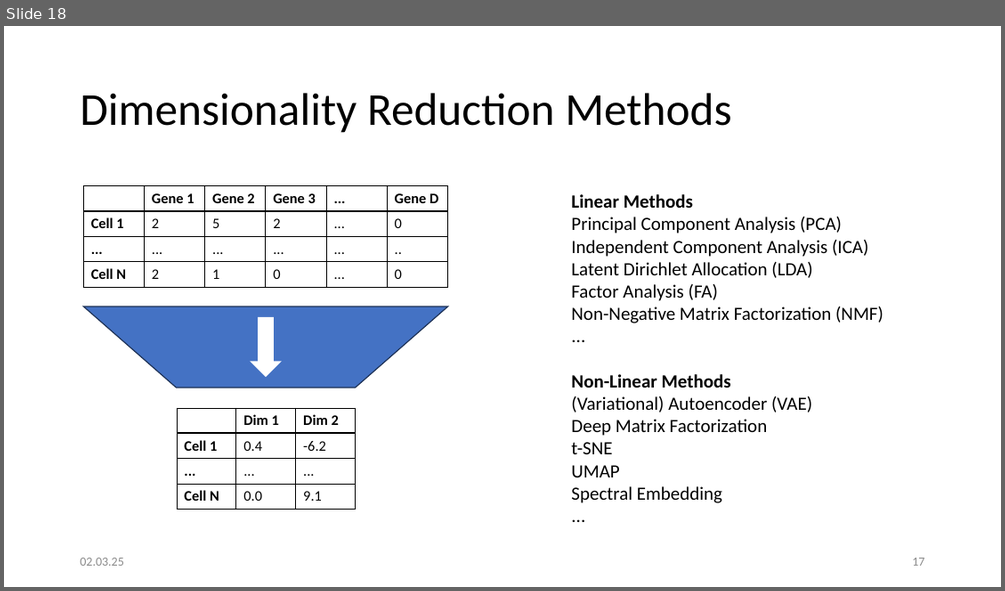
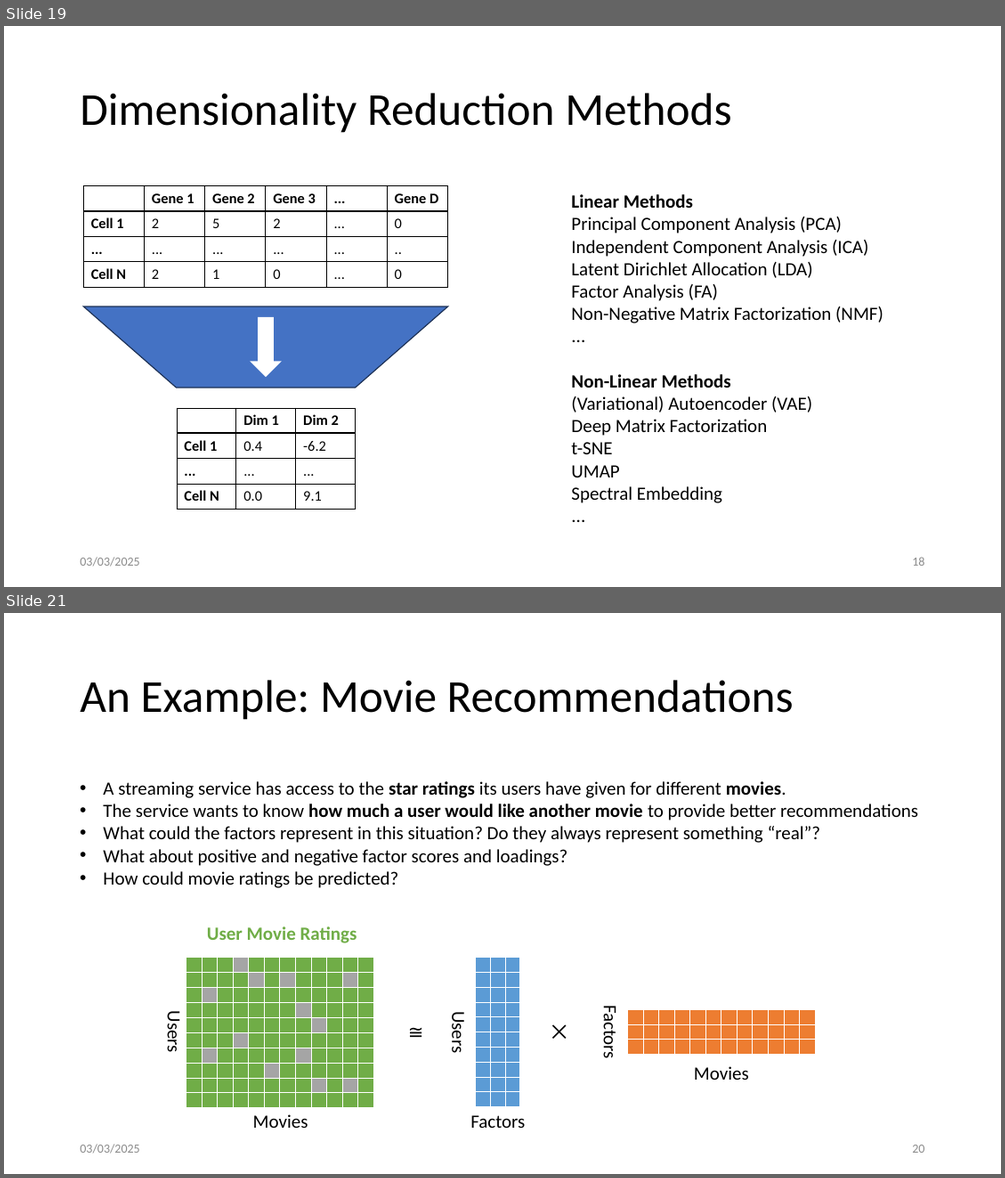
Before and after one commit to penelopenelope/ebi_mofa_workshop_precision_medicine, a slide deck: presentation.pptx. Shown one above the other, each under a label of ours: slide 18 before the commit, slides 19 and 21 after it; the slides between them are not shown. The pictures are 1005x591 and 1005x1178 pixels, drawn with LibreOffice and Linux fonts; fonts in the diff are those of the drawing. Boxes give left, top, right and bottom in pixels: in the first picture for what was removed or moved away, otherwise in the second. Text is boxed around its words. In the diff, an @@ line names an element or a change of style, - is before the commit and + after.

```diff
--- a/presentation.pptx
+++ b/presentation.pptx
@@ slide 21 added at (x1=4, y1=613, x2=1001, y2=1174), background #FFFFFF @@
@@ title added at (x1=80, y1=680, x2=793, y2=720), 44 pt, text #000000 @@
+An Example: Movie Recommendations
@@ text added at (x1=103, y1=781, x2=918, y2=888), 18 pt, text #000000 @@
+• A streaming service has access to the star ratings its users have given for different movies.
+• The service wants to know how much a user would like another movie to provide better recommendations
+• What could the factors represent in this situation? Do they always represent something “real”?
+• What about positive and negative factor scores and loadings?
+• How could movie ratings be predicted?
@@ text added at (x1=207, y1=926, x2=357, y2=943), 18 pt, text #70AD47, bold @@
+User Movie Ratings
@@ table added at (x1=186, y1=957, x2=375, y2=1107), 10 rows, 12 columns @@
+ |  |  |  |  |  |  |  |  |  |  | 
+ |  |  |  |  |  |  |  |  |  |  | 
+ |  |  |  |  |  |  |  |  |  |  | 
+ |  |  |  |  |  |  |  |  |  |  | 
+ |  |  |  |  |  |  |  |  |  |  | 
+ |  |  |  |  |  |  |  |  |  |  | 
+ |  |  |  |  |  |  |  |  |  |  | 
+ |  |  |  |  |  |  |  |  |  |  | 
+ |  |  |  |  |  |  |  |  |  |  | 
+ |  |  |  |  |  |  |  |  |  |  | 
@@ table added at (x1=476, y1=957, x2=521, y2=1107), 10 rows, 3 columns @@
+ |  | 
+ |  | 
+ |  | 
+ |  | 
+ |  | 
+ |  | 
+ |  | 
+ |  | 
+ |  | 
+ |  | 
@@ text added at (x1=599, y1=1010, x2=622, y2=1057), 18 pt, text #000000 @@
+Factors
@@ table added at (x1=628, y1=1009, x2=816, y2=1054), 3 rows, 12 columns @@
+ |  |  |  |  |  |  |  |  |  |  | 
+ |  |  |  |  |  |  |  |  |  |  | 
+ |  |  |  |  |  |  |  |  |  |  | 
@@ text added at (x1=162, y1=1014, x2=186, y2=1052), 18 pt, text #000000 @@
+Users
@@ text added at (x1=401, y1=1017, x2=456, y2=1046), 18 pt, text #000000 @@
+≅
@@ text added at (x1=447, y1=1014, x2=470, y2=1052), 18 pt, text #000000 @@
+Users
@@ text added at (x1=544, y1=1017, x2=577, y2=1046), 18 pt, text #000000 @@
+⨉
@@ text added at (x1=694, y1=1066, x2=749, y2=1079), 18 pt, text #000000 @@
+Movies
@@ text added at (x1=253, y1=1114, x2=308, y2=1127), 18 pt, text #000000 @@
+Movies
@@ text added at (x1=470, y1=1115, x2=525, y2=1127), 18 pt, text #000000 @@
+Factors
@@ text added at (x1=80, y1=1143, x2=139, y2=1153), 12 pt, text #8C8C8C @@
+03/03/2025
@@ page number added at (x1=912, y1=1144, x2=924, y2=1152), 12 pt, text #8C8C8C @@
+20
@@ what was slide 18 is now slide 19 @@
@@ slide 19 changed as well @@
@@ text at (x1=80, y1=556, x2=139, y2=566): text changed @@
-02.03.25
+03/03/2025
@@ page number at (x1=912, y1=556, x2=924, y2=565): text changed @@
-17
+18
```
Also in this commit, not shown: 24 other slides changed, 3 other slides added, 8 slides removed, 1 other file.
